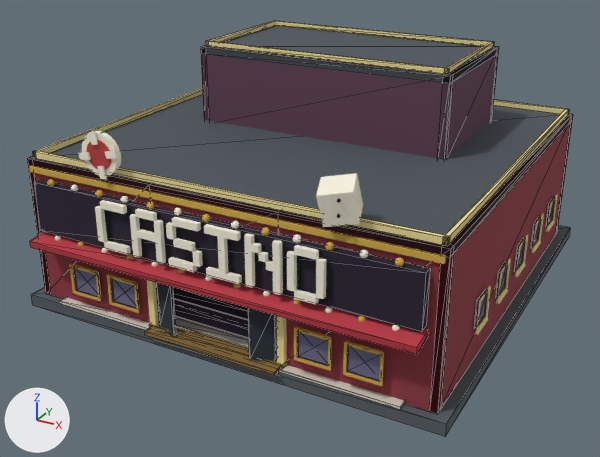
Before and after pictures for a commit that changed the glTF model assets/vibe_theft_auto_custom/models/casino-building.glb.
Rendered twice from a 50 mm lens placed at (19.5, -38.3, 21.3), pointed at (-0.4, -2.1, 3.2). Every picture has the same lights, and +X, +Y and +Z are marked at lower left. The picture after the commit comes second. Mesh edges are drawn as thin lines on the coarser meshes. Where no turn or scale is listed for an object, it has been applied to the vertices. Vertices at exactly the same position are counted once.

Script lines for the objects in view, before the commit:
```python
me_mesh_12 = bpy.data.meshes.new('Mesh_12')
me_mesh_12.from_pydata(...)  # 32 vertices, 48 faces; spans x -7.1..7.1, y -1.1..6.7, z 7.78..12.18
me_mesh_12.materials.append(mat_material_8)  # dark purple #634256
me_mesh_14 = bpy.data.meshes.new('Mesh_14')
me_mesh_14.from_pydata(...)  # a box spanning x -3.7..3.7, y -11.19..-10.73, z 0.72..0.92
me_mesh_14.materials.append(mat_material_2)  # brown #8a6f38
me_mesh_4 = bpy.data.meshes.new('Mesh_4')
me_mesh_4.from_pydata(...)  # a box spanning x -10.9..-10.5, y -10.8..10.1, z 0.6..8.1
me_mesh_4.materials.append(mat_material_3)  # red #8f3942
me_mesh_5 = bpy.data.meshes.new('Mesh_5')
me_mesh_5.from_pydata(...)  # a box spanning x 10.5..10.9, y -10.8..10.1, z 0.6..8.1
me_mesh_5.materials.append(mat_material_3)  # red #8f3942
me_mesh_7 = bpy.data.meshes.new('Mesh_7')
me_mesh_7.from_pydata(...)  # 16 vertices, 24 faces; spans x -10.9..10.9, y -10.8..10.1, z 7.7..12.2
me_mesh_7.materials.append(mat_material_4)  # greyish blue #4d555c
ob_casino_cutaway_roof_0 = bpy.data.objects.new('casino_cutaway_roof_0', me_mesh_7)
ob_casino_cutaway_roof_0.location = (0.0, 0.0, 0.0)
ob_casino_cutaway_upper_0 = bpy.data.objects.new('casino_cutaway_upper_0', me_mesh_12)
ob_casino_cutaway_upper_0.location = (0.0, 0.0, 0.0)
ob_casino_exterior_detail_merged_1 = bpy.data.objects.new('casino_exterior_detail_merged_1', me_mesh_14)
ob_casino_exterior_detail_merged_1.location = (0.0, 0.0, 0.0)
ob_casino_hull_wall_left_merged_0 = bpy.data.objects.new('casino_hull_wall_left_merged_0', me_mesh_4)
ob_casino_hull_wall_left_merged_0.location = (0.0, 0.0, 0.0)
ob_casino_hull_wall_right_merged_0 = bpy.data.objects.new('casino_hull_wall_right_merged_0', me_mesh_5)
ob_casino_hull_wall_right_merged_0.location = (0.0, 0.0, 0.0)
# also in view: 'casino_foundation_merged_0' at (0.0, 0.0, 0.3); 'casino_exterior_detail_merged_0' at (0.0, -1.8, 2.4); 'casino_foundation_merged_2' at (0.0, -11.1, 0.7); 'casino_exterior_detail_merged_7' at (0.0, -10.8, 7.2); 'casino_interior_merged_2' at (0.0, -0.4, 0.8)
```
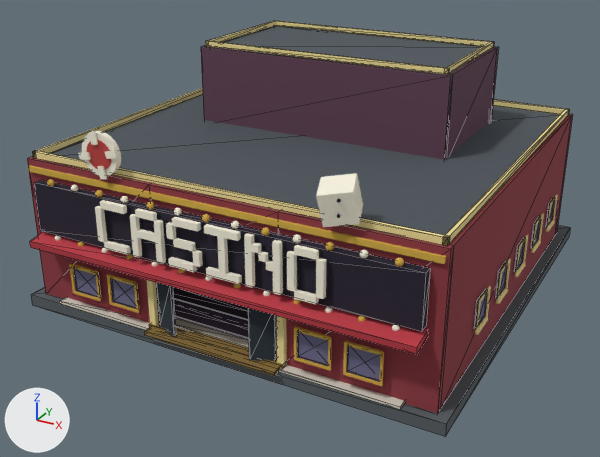
Changed parts and their boxes (x1, y1, x2, y2) in the pictures (600 x 457 px; the box of a moved part takes in the faces that stretch with it):
'casino_cutaway_roof_0', reshaped (6% narrower, 9% shorter): before (28, 26, 573, 257); after (50, 26, 560, 235)
'casino_cutaway_upper_0', reshaped: before (201, 26, 498, 159); after (201, 26, 499, 159)
'casino_hull_wall_right_merged_0', rescaled (10% narrower): before (429, 114, 573, 414); after (441, 115, 571, 408)
'casino_hull_wall_left_merged_0', rescaled (not visible afterwards): before (27, 158, 51, 295)
part 3 of me_mesh_7, moved or reshaped: before (28, 94, 573, 257); after (79, 94, 560, 163)
part 4 of me_mesh_7, moved or reshaped: before (201, 26, 499, 84); after (223, 26, 481, 68)
part 5 of me_mesh_12, moved or reshaped: before (201, 26, 498, 159); after (205, 26, 497, 157)

The change, as a diff of the scene's bpy script:
```diff
--- a/assets/vibe_theft_auto_custom/models/casino-building.glb.py
+++ b/assets/vibe_theft_auto_custom/models/casino-building.glb.py
@@ me_mesh_4 @@
 # used by ob_casino_hull_wall_left_merged_0; location = (0.0, 0.0, 0.0)
-me_mesh_4.from_pydata(...)  # 8 vertices, 12 faces; spans x -10.9..-10.5, y -10.8..10.1, z 0.6..8.1
+me_mesh_4.from_pydata(...)  # 8 vertices, 12 faces; spans x -10.9..-10.5, y -10.4..9.7, z 0.6..8.1
+# me_mesh_4 part 1: the whole mesh is scaled about its middle by (1, 0.966, 1)
 me_mesh_4.materials.append(mat_material_3)
@@ me_mesh_5 @@
 # used by ob_casino_hull_wall_right_merged_0; location = (0.0, 0.0, 0.0)
-me_mesh_5.from_pydata(...)  # 8 vertices, 12 faces; spans x 10.5..10.9, y -10.8..10.1, z 0.6..8.1
+me_mesh_5.from_pydata(...)  # 8 vertices, 12 faces; spans x 10.5..10.9, y -10.4..9.7, z 0.6..8.1
+# me_mesh_5 part 2: the whole mesh is scaled about its middle by (1, 0.966, 1)
 me_mesh_5.materials.append(mat_material_3)
@@ me_mesh_7 @@
 # used by ob_casino_cutaway_roof_0; location = (0.0, 0.0, 0.0)
-me_mesh_7.from_pydata(...)  # 16 vertices, 24 faces; spans x -10.9..10.9, y -10.8..10.1, z 7.7..12.2
+me_mesh_7.from_pydata(...)  # 16 vertices, 24 faces; spans x -10.4..10.4, y -10.4..9.7, z 7.7..12.2
+# me_mesh_7 part 3: the loose piece of 8 vertices spanning x -10.9..10.9, y -10.8..10.1, z 7.7..8.1 is scaled about its middle by (0.963, 0.962, 1)
+# me_mesh_7 part 4: the loose piece of 8 vertices spanning x -7.1..7.1, y -1.1..6.7, z 11.8..12.2 is scaled about its middle by (0.944, 0.897, 1)
 me_mesh_7.materials.append(mat_material_4)
@@ me_mesh_12 @@
 # used by ob_casino_cutaway_upper_0; location = (0.0, 0.0, 0.0)
-me_mesh_12.from_pydata(...)  # 32 vertices, 48 faces; spans x -7.1..7.1, y -1.1..6.7, z 7.78..12.18
+me_mesh_12.from_pydata(...)  # 28 vertices, 48 faces; spans x -7.1..7.1, y -1.1..6.7, z 7.78..12.18
+# me_mesh_12 part 5
+# 13 vertices are removed from x -7.1..7.1, y -1.1..6.7, z 7.78..12.18
+# 23 faces are deleted
+# 3 vertices move from x -6.74, y -1.1..6.7, z 7.78..12.18 to x -6.74, y -0.74..6.34, z 7.78..12.18
+# 9 vertices are added at x -7.1..7.1, y -0.74..6.34, z 7.78..12.18
+# 23 new faces join them
 me_mesh_12.materials.append(mat_material_8)
```
